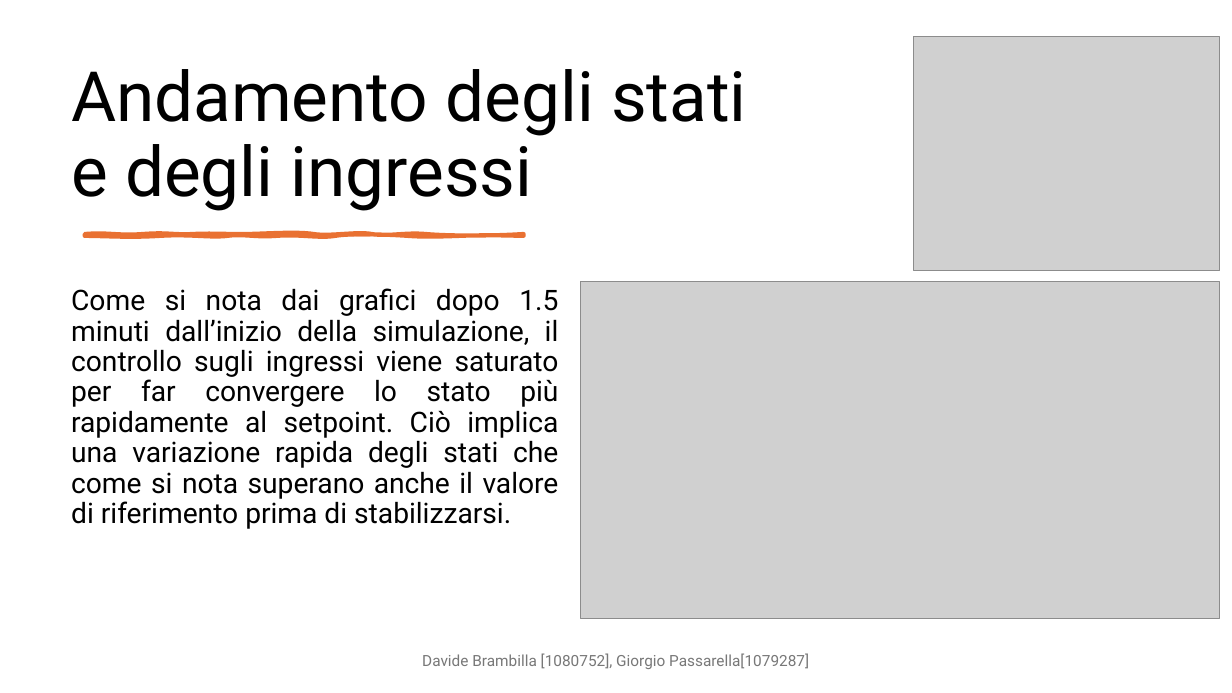
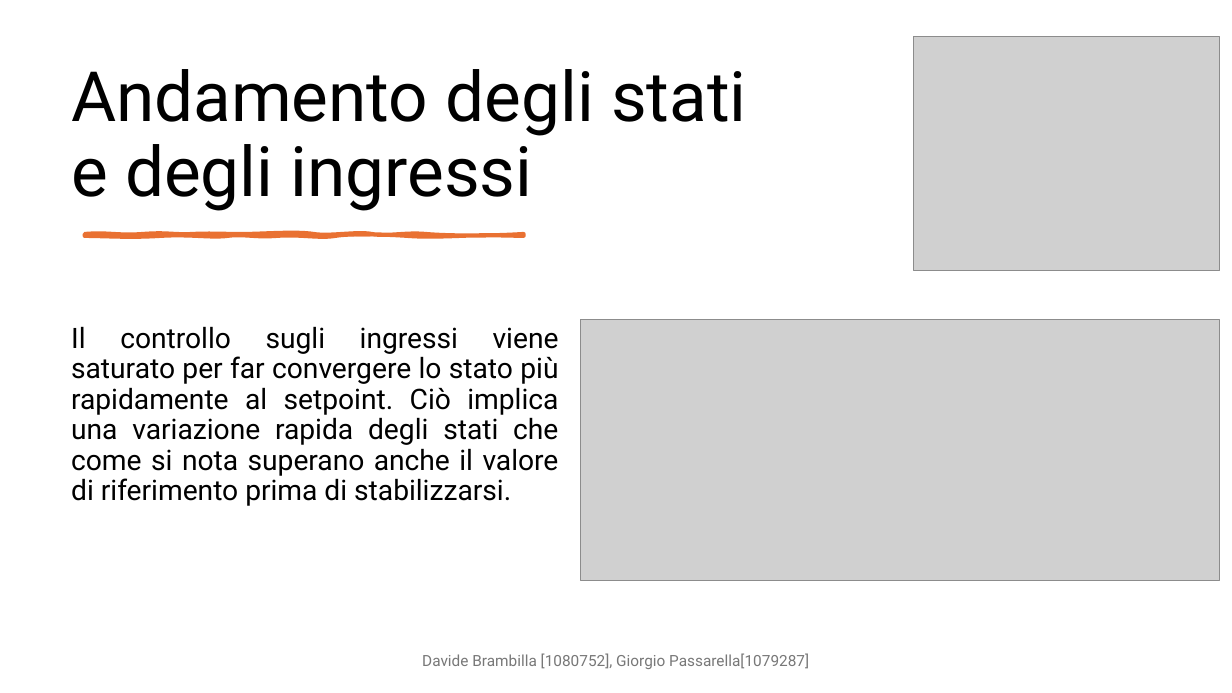
Before and after one commit to DavideBrambilla98/interconnectedTanksMPC, a slide deck: slide 29 of cam.pptx. Drawn at 1232x693 pixels with LibreOffice and Linux fonts; fonts in the diff are those of the drawing; grey boxes stand for pictures. Boxes give left, top, right and bottom in pixels: in the first picture for what was removed or moved away, otherwise in the second. Text is boxed around its words. In the diff, an @@ line names an element or a change of style, - is before the commit and + after.

```diff
--- a/cam.pptx
+++ b/cam.pptx
@@ text at [71, 326, 559, 506]: text changed @@
-Come si nota dai grafici dopo 1.5 minuti dall’inizio della simulazione, il controllo sugli ingressi viene saturato per far convergere lo stato più rapidamente al setpoint. Ciò implica una variazione rapida degli stati che come si nota superano anche il valore di riferimento prima di stabilizzarsi.
+Il controllo sugli ingressi viene saturato per far convergere lo stato più rapidamente al setpoint. Ciò implica una variazione rapida degli stati che come si nota superano anche il valore di riferimento prima di stabilizzarsi.
@@ picture: place and size @@
-picture at [580, 282, 1220, 618]
+picture at [580, 320, 1220, 580]
```
Also in this commit, not shown: 5 other slides changed.
